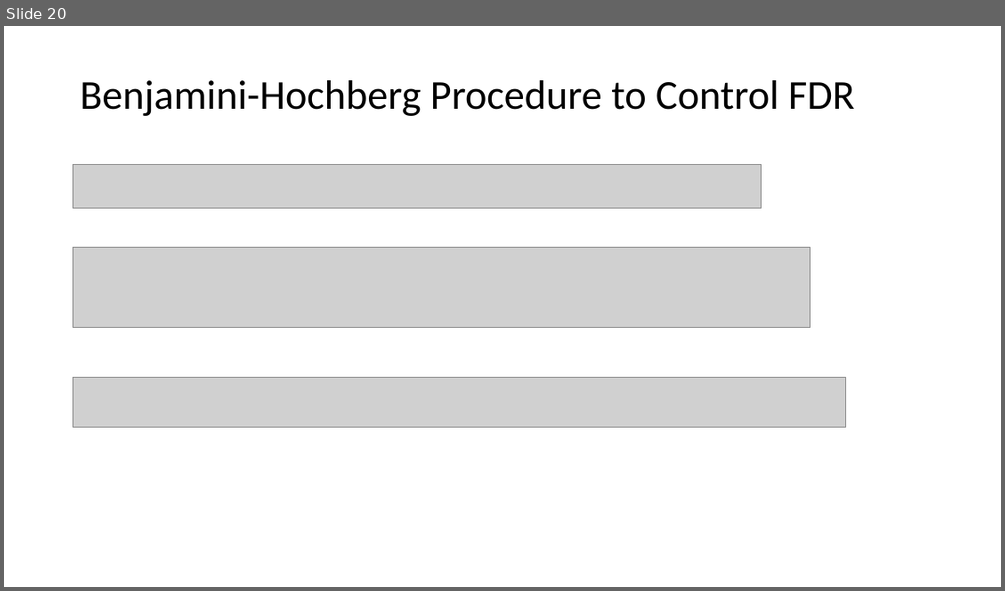
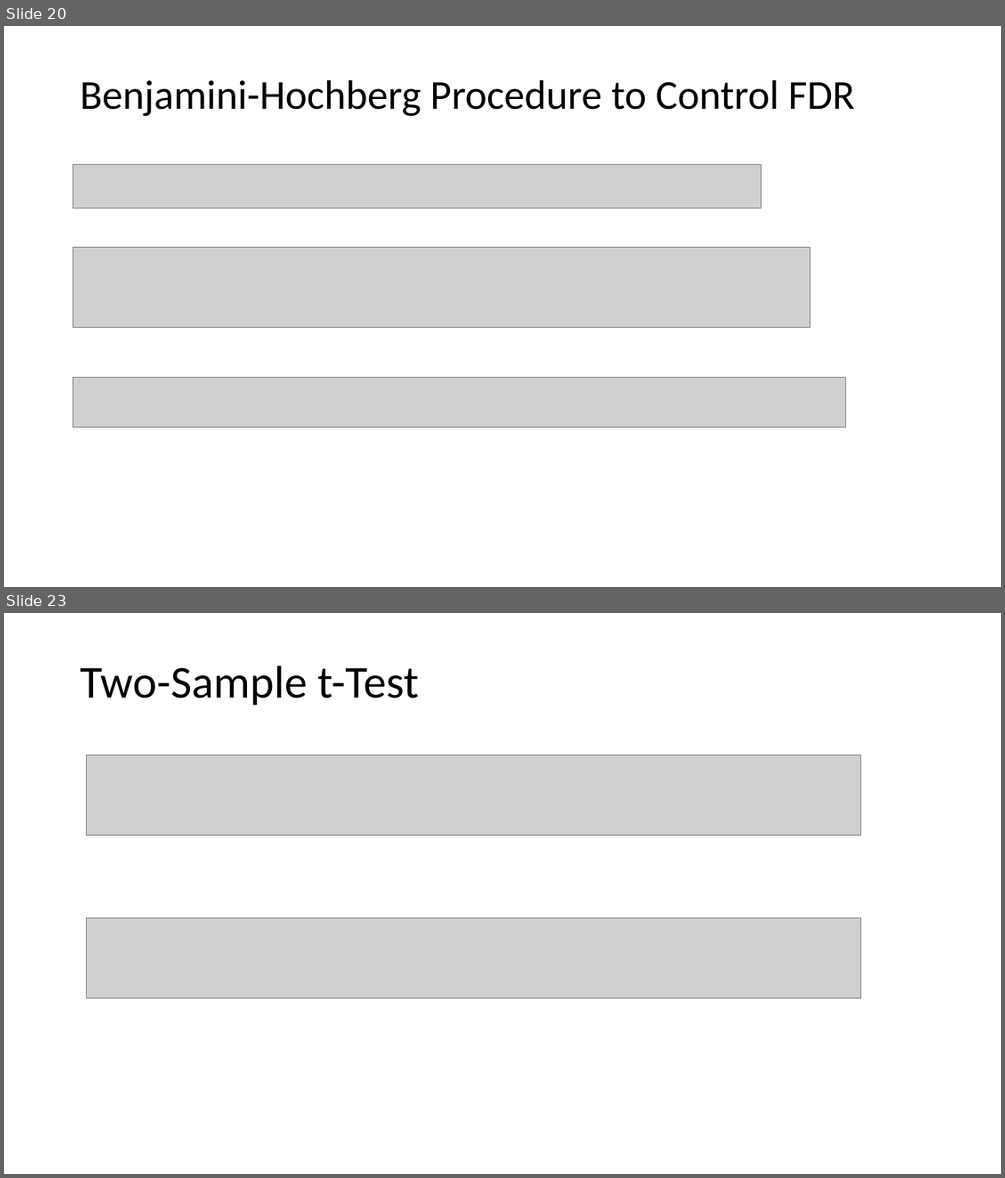
Before and after one commit to tianzheng4/tianzheng4.github.io, a slide deck: _umkc-teaching/slides/Lecture13.pptx. Shown one above the other, each under a label of ours: slide 20 before the commit, slides 20 and 23 after it; the slides between them are not shown. The pictures are 1005x591 and 1005x1178 pixels, drawn with LibreOffice and Linux fonts; fonts in the diff are those of the drawing; grey boxes stand for pictures. Boxes give left, top, right and bottom in pixels: in the first picture for what was removed or moved away, otherwise in the second. Text is boxed around its words. In the diff, an @@ line names an element or a change of style, - is before the commit and + after.

```diff
--- a/_umkc-teaching/slides/Lecture13.pptx
+++ b/_umkc-teaching/slides/Lecture13.pptx
@@ slide 23 added at (4,613,1001,1174), background #FFFFFF @@
@@ title added at (80,666,419,706), 44 pt, text #000000 @@
+Two-Sample t-Test
@@ picture added at (86,755,861,835) @@
@@ picture added at (86,918,861,998) @@
```
Also in this commit, not shown: 4 other slides added, 1 slide removed, 1 other file.
